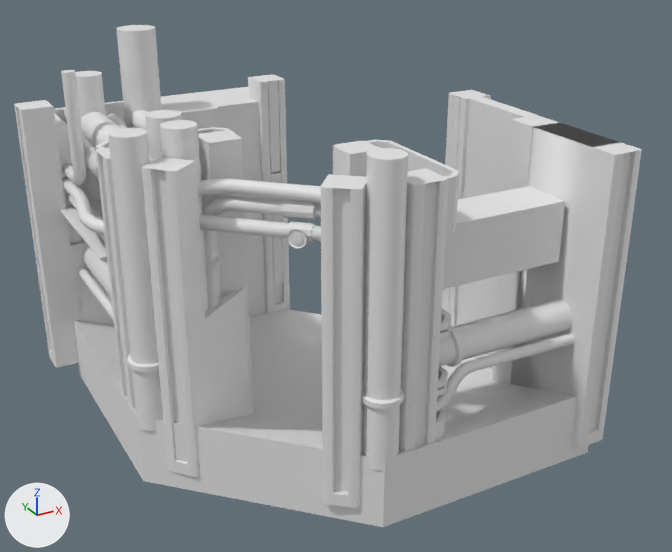
Before and after pictures for a commit that changed the FBX model Static Meshes/Industrial Structure/Housing/Originals/Housing.fbx.
The view is the same before and after, from a camera (50 mm lens) standing at (-11.6, -21.2, 15.6) and looking at (1.2, 2.2, 3.9). The axes (+X, +Y, +Z) are drawn at lower left. The lights are the same throughout. Where no turn or scale is listed for an object, it has been applied to the vertices. Vertices at the same position are counted once.

The first picture shows 'Rebuilt_mesh'.
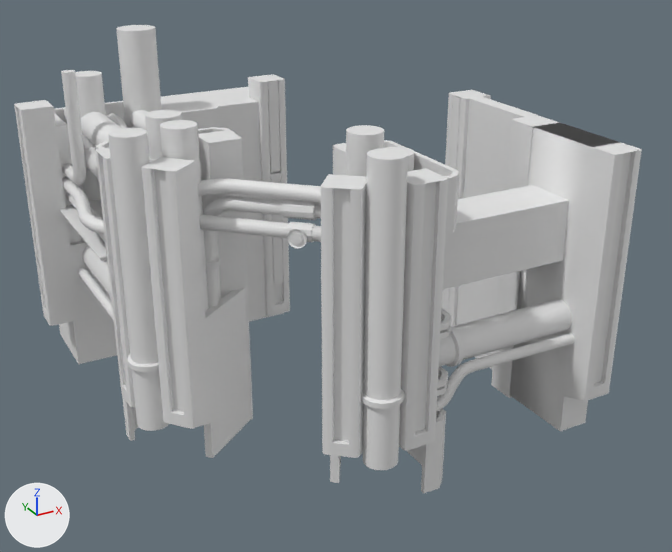
What differs and where, as boxes (x1, y1, x2, y2) in the pictures (672 x 552 px):
'Rebuilt_mesh', reshaped (7% shorter): before (14, 25, 642, 527); after (14, 25, 642, 493)
part 1 of me_mesh, added: after (384, 147, 414, 171)
part 2 of me_mesh, added: after (346, 125, 384, 177)
part 3 of me_mesh, cut back: before (14, 105, 642, 527); after (14, 105, 642, 458)

The change, as a diff of the scene's bpy script:
```diff
--- a/Static Meshes/Industrial Structure/Housing/Originals/Housing.fbx.py
+++ b/Static Meshes/Industrial Structure/Housing/Originals/Housing.fbx.py
@@ me_mesh @@
 # used by ob_rebuilt_mesh; location = (0.0, 0.0, 0.0)
-me_mesh.from_pydata(...)  # 8070 vertices, 8576 faces; spans x -6.5..7.25, y -4.3..10.7, z -0.67..10.84
+me_mesh.from_pydata(...)  # 8296 vertices, 8877 faces; spans x -6.5..7.25, y -4.3..10.7, z -0.23..10.84
+# me_mesh part 1: a new loose piece, a 24-sided cylinder along z spanning x 0.38..1.33, y -2.18..-1.23, z 0.55..8.95
+# me_mesh part 2: a new loose piece, a 24-sided cylinder along z spanning x -0.43..0.52, y -2.0..-1.05, z 1.18..9.58
+# me_mesh part 3
+# 32 vertices are removed from x -5.7..6.57, y -4.0..8.2, z -0.67..1.5
+# 45 faces are deleted
+# 166 vertices in x -6.5..6.86, y -4.3..9.0, z -0.11..0.28 move by (0.0, 0.0, 1.6)
+# 8 vertices in x -4.4..-0.6, y -2.84..1.17, z -0.11..0.27 move by (0.0, 0.0, 1.21)
+# 8 vertices in x 5.86..6.86, y -3.3, z -0.11..0.27 move by (0.0, 0.0, 1.26)
+# 4 vertices in x 0.83, y -1.54..-1.26, z 5.36..7.16 move by (0.0, -0.01, 0.0)
+# 4 vertices in x 4.67, y -2.04..-1.57, z 5.36..7.16 move by (0.01, 0.02, 0.0)
+# 4 vertices in x 4.64, y -2.0..-1.6, z 5.36..5.57 move by (0.0, 0.01, 0.0)
+# 12 vertices move from x 4.66..5.73, y -2.83..-1.3, z 5.36..7.16 to x 4.68..5.86, y -2.83..-1.27, z 5.36..7.16
+# 10 vertices are added at x -4.63..-0.81, y -3.07..0.95, z 1.1..1.49
+# 22 new faces join them
```
